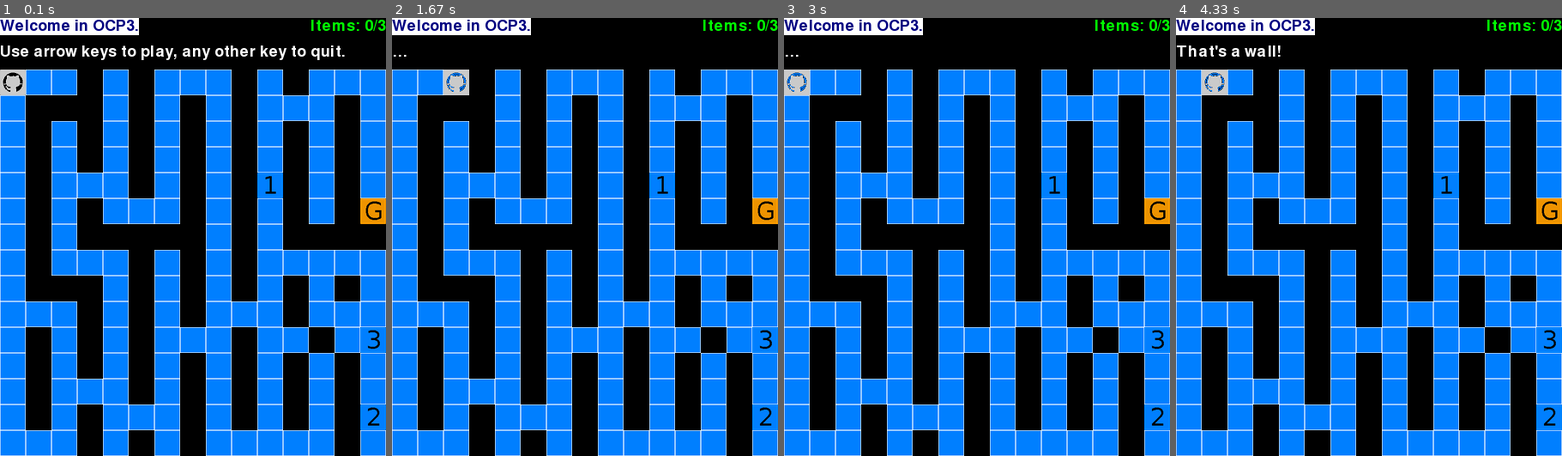
Above: before the commit, frames 1-4 (left to right).
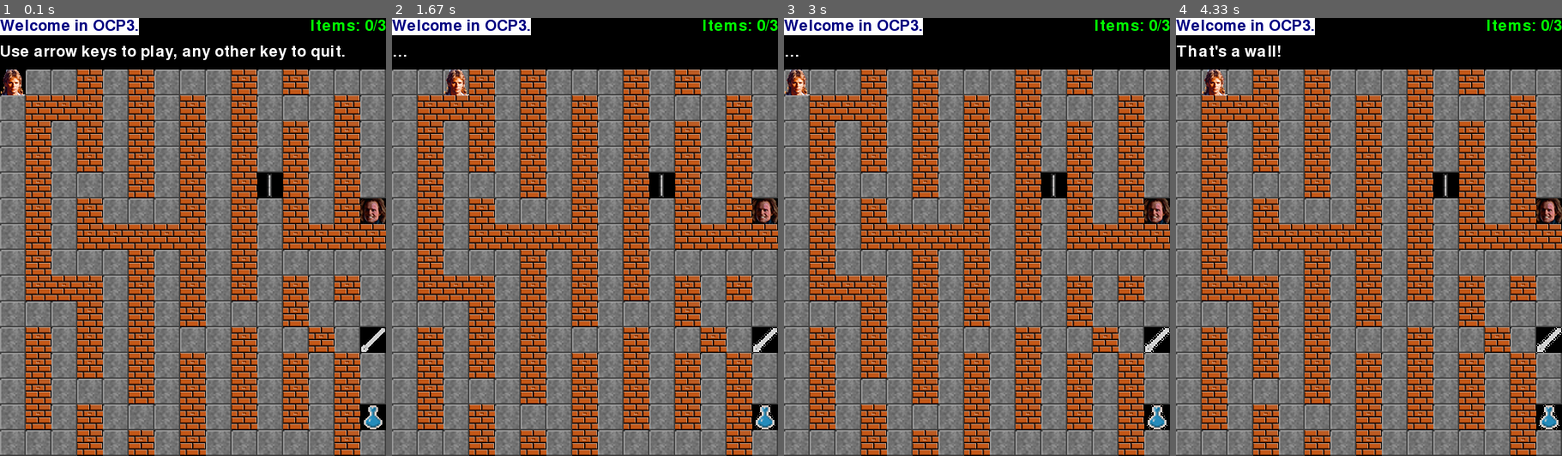
Above: after the commit, the same moments.

Repository: freezed/ocp3
Game: pygame game, started from main.py
The game is run twice, just before and just after one commit, with the same random seed, the same clock (stepped at 60 frames per second) and the same inputs.
Inputs:
- Up to frame 1 (0.1 s): no input
- Up to frame 2 (1.67 s): hold Right 0.33-0.8 s; hold Up 0.83-1.13 s; hold Right 1.17-1.63 s
- Up to frame 3 (3 s): hold Left 1.67-2.2 s; hold Down 2.23-2.53 s; hold Left 2.57-2.97 s
- Up to frame 4 (4.33 s): hold Up 3-3.37 s; hold Right 3.4-4.03 s; hold Down from 4.07 s (still down)

The runs differ from the first frame. In frame 1, 85% of the frame differs, in the area x 0-100%, y 11-100%; in frame 2, 85%; in frame 3, 85%; in frame 4, 85%.

Commit message:
Clean and tidy images stock :  ready for delivery

Diff:
--- a/conf.py
+++ b/conf.py
@@ -10,19 +10,19 @@
 
 ELEMENTS = (
     {'symbol': 'n', 'name': 'needle', 'cross': True, 'item': True,
-     'tile': 'img/3-30.png'},
+     'tile': 'img/needle.png'},
     {'symbol': 't', 'name': 'tube', 'cross': True, 'item': True,
-     'tile': 'img/1-30.png'},
+     'tile': 'img/rod.png'},
     {'symbol': 'e', 'name': 'ether', 'cross': True, 'item': True,
-     'tile': 'img/2-30.png'},
+     'tile': 'img/ether.png'},
     {'symbol': 'E', 'name': 'exit', 'cross': False, 'item': False,
-     'tile': 'img/g-30.png'},
+     'tile': 'img/guardian.png'},
     {'symbol': ' ', 'name': 'void', 'cross': True, 'item': False,
-     'tile': 'img/void-30.png'},
+     'tile': 'img/floor1.png'},
     {'symbol': '.', 'name': 'wall', 'cross': False, 'item': False,
-     'tile': 'img/wall-30.png'},
+     'tile': 'img/wall.png'},
     {'symbol': 'X', 'name': 'player', 'cross': False, 'item': False,
-     'tile': 'img/player-30.png'},
+     'tile': 'img/macgyver.png'},
     {'symbol': '\n', 'name': 'nlin', 'cross': False, 'item': False,
      'tile': False},
 )
@@ -52,7 +52,6 @@
 MSG_WINNER = "Cogratulations! You asleep the guard."
 
 # Files
-BACKGRND_FILE = 'img/back-800.png'
 MAZE_FILE = '01.maze'
 UNKNOWN_FILE = 'img/unknown-30.png'
 
@@ -64,7 +63,7 @@
 WIN_DIM = (WIN_SIZE_W, WIN_SIZE_H)
 
 
-# FUNCTIONS
+# FUNCTION
 
 
 def elmt_val(kval, ksel, vsel, nline=False):
Binary file removed: img/1-30.png
Binary file removed: img/1-blue-transp-30.png
Binary file removed: img/1-blue-transp-50.png
Binary file removed: img/2-30.png
Binary file removed: img/2-blue-transp-30.png
Binary file removed: img/2-blue-transp-50.png
Binary file removed: img/3-30.png
Binary file removed: img/3-blue-transp-30.png
Binary file removed: img/3-blue-transp-50.png
Binary file removed: img/4-blue-transp-30.png
Binary file removed: img/4-blue-transp-50.png
Binary file removed: img/back-800.png
(and 33 more such lines)
